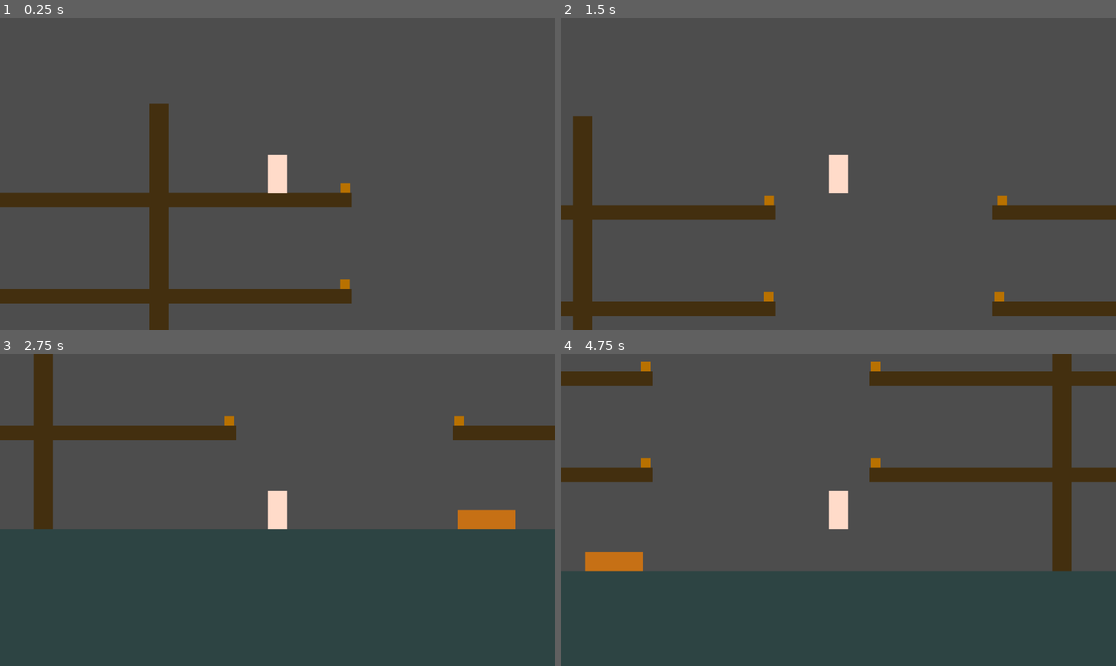
Above: before the commit, frames 1-4 (two rows, left to right).
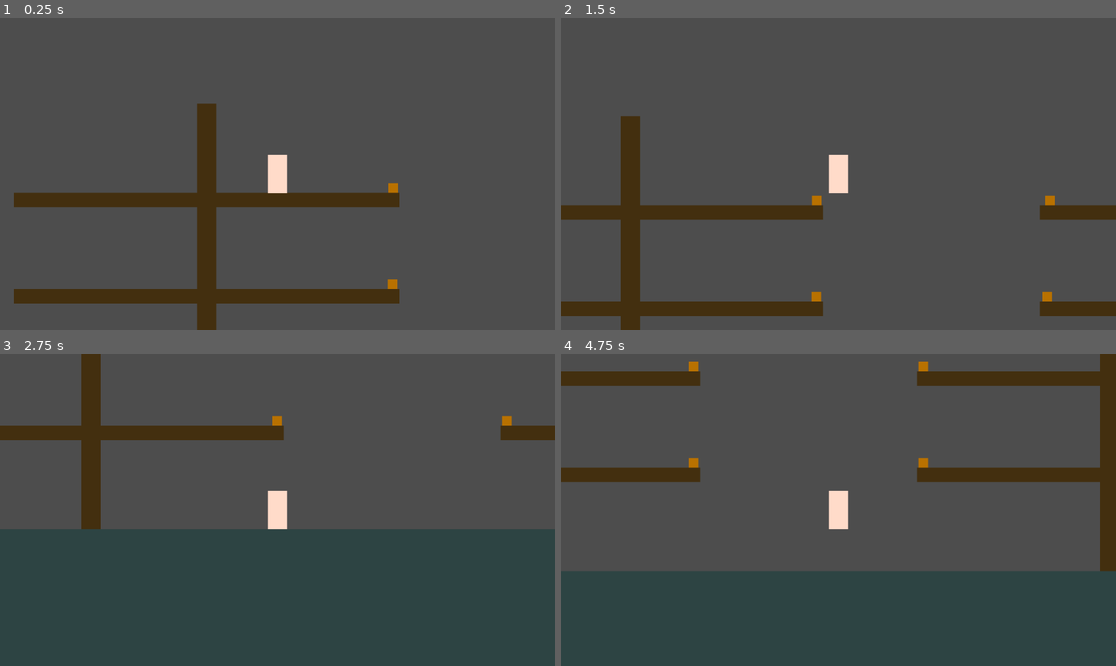
Above: after the commit, the same moments.

Repository: josephclaymiller/NightGlide
Game: Godot game, scene res://2D_Platformer/Scenes/world_2D_platformer.tscn
Two runs of this game, one before a commit and one after it. Both use one fixed random seed, a clock stepped at 60 frames per second and the inputs below. The project has no main scene, so this scene is started directly.
Inputs:
- Up to frame 1 (0.25 s): no input
- Up to frame 2 (1.5 s): tap Enter (ui_accept) at 0.5, 0.77 s; hold Right (ui_right) from 0.53 s (still down)
- Up to frame 3 (2.75 s): tap Enter (ui_accept) at 1.52 s; release Right (ui_right) at 2.03 s; hold Left (ui_left) from 2.03 s (still down)
- Up to frame 4 (4.75 s): release Left (ui_left) at 2.78 s; hold Right (ui_right) 2.78-4.28 s; tap Enter (ui_accept) at 3.02, 3.77, 4.52 s; hold Left (ui_left) from 4.28 s (still down)

The runs differ from the first frame. In frame 1, 5.6% of the frame differs, in the area x 0-72%, y 27-100%; in frame 2, 6.2%; in frame 3, 5.3%; in frame 4, 6.6%, in the area x 4-100%, y 0-70%.

Commit message:
climbing

Diff:
--- a/night-glide/2D_Platformer/Scenes/acorn.tscn
+++ b/night-glide/2D_Platformer/Scenes/acorn.tscn
@@ -5,6 +5,7 @@
 [sub_resource type="RectangleShape2D" id="RectangleShape2D_f00wx"]
 
 [node name="Acorn" type="Area2D" unique_id=1317611850]
+collision_mask = 3
 script = ExtResource("1_wwgty")
 
 [node name="ColorRect" type="ColorRect" parent="." unique_id=1271566392]
--- a/night-glide/2D_Platformer/Scenes/branch.tscn
+++ b/night-glide/2D_Platformer/Scenes/branch.tscn
@@ -14,3 +14,4 @@
 [node name="CollisionShape2D" type="CollisionShape2D" parent="." unique_id=563437962]
 position = Vector2(200, 0)
 shape = SubResource("RectangleShape2D_j3l12")
+one_way_collision = true
--- a/night-glide/2D_Platformer/Scenes/player.tscn
+++ b/night-glide/2D_Platformer/Scenes/player.tscn
@@ -6,6 +6,8 @@
 size = Vector2(40, 80)
 
 [node name="Player" type="CharacterBody2D" unique_id=301212789 groups=["player"]]
+collision_layer = 2
+collision_mask = 5
 script = ExtResource("1_4flbx")
 metadata/_edit_group_ = true
 
--- a/night-glide/2D_Platformer/Scenes/tree.tscn
+++ b/night-glide/2D_Platformer/Scenes/tree.tscn
@@ -1,15 +1,20 @@
 [gd_scene format=3 uid="uid://dvudtplmu0f31"]
 
 [ext_resource type="PackedScene" uid="uid://b5dr1qsca5a8m" path="res://2D_Platformer/Scenes/branch.tscn" id="1_brfkd"]
+[ext_resource type="Script" uid="uid://cm2d3fbqn3wws" path="res://2D_Platformer/Scripts/tree.gd" id="1_lb0fj"]
 
 [sub_resource type="RectangleShape2D" id="RectangleShape2D_uc1xx"]
 size = Vector2(40, 999)
 
 [node name="Tree" type="StaticBody2D" unique_id=872875992 groups=["tree"]]
+collision_layer = 4
+collision_mask = 0
+script = ExtResource("1_lb0fj")
 
 [node name="CollisionShape2D" type="CollisionShape2D" parent="." unique_id=442305610]
 position = Vector2(0, -500)
 shape = SubResource("RectangleShape2D_uc1xx")
+metadata/_edit_lock_ = true
 
 [node name="ColorRect" type="ColorRect" parent="." unique_id=1439105295]
 offset_left = -20.0
@@ -30,17 +35,13 @@
 position = Vector2(0, -800)
 
 [node name="branch5" parent="." unique_id=759631313 instance=ExtResource("1_brfkd")]
-position = Vector2(0, -200)
-rotation = -3.1415925
+position = Vector2(-400, -200)
 
 [node name="branch6" parent="." unique_id=1526411317 instance=ExtResource("1_brfkd")]
-position = Vector2(0, -400)
-rotation = -3.1415925
+position = Vector2(-400, -400)
 
 [node name="branch7" parent="." unique_id=1515188859 instance=ExtResource("1_brfkd")]
-position = Vector2(0, -600)
-rotation = -3.1415925
+position = Vector2(-400, -600)
 
 [node name="branch8" parent="." unique_id=1592352957 instance=ExtResource("1_brfkd")]
-position = Vector2(0, -800)
-rotation = -3.1415925
+position = Vector2(-400, -800)
--- a/night-glide/2D_Platformer/Scenes/world_2D_platformer.tscn
+++ b/night-glide/2D_Platformer/Scenes/world_2D_platformer.tscn
@@ -100,7 +100,7 @@
 position = Vector2(497, 619)
 
 [node name="Player" parent="." unique_id=301212789 instance=ExtResource("5_u3h04")]
-position = Vector2(146, -221)
+position = Vector2(47, -215)
 
 [node name="Camera2D" type="Camera2D" parent="Player" unique_id=776647233]
 
--- a/night-glide/2D_Platformer/Scripts/player.gd
+++ b/night-glide/2D_Platformer/Scripts/player.gd
@@ -4,32 +4,38 @@
 const SPEED: float = 300.0
 const JUMP_VELOCITY: float = -500.0
 const GRAVITY_FALL: float = 200.0
+const MASK_WORLD: int = 1        # layer 1
+const MASK_CLIMBABLE: int = 4    # layer 3 (bit 2 = value 4)
 
 var is_dead: bool = false
 var is_gliding: bool = false
+var on_tree: bool = false
+var is_climbing: bool = false
 
 func _physics_process(delta: float) -> void:
 	if is_dead:
 		return
 
-	# Glide while not on ground
+	if is_climbing:
+		_handle_climb()
+	else:
+		# Re-enable collision with climbable layer when not climbing
+		#set_collision_mask_value(3, true)
+		_handle_fall(delta)
+
+	_handle_jumps()
+
+	_handle_movement()
+	move_and_slide()
+	_check_collisions()
+	_check_if_dead()
+
+func _handle_fall(delta: float) -> void:
 	if not is_on_floor():
 		if is_gliding:
 			_glide(delta)
 		else:
 			_fall(delta)
-
-	# Check if jump key pressed an handle jump
-	_handle_jumps()
-
-	# Check if left/right key pressed and handle movement
-	_handle_movement()
-
-	# Check if dead and end game
-	_check_enemy_collision()
-
-	# Move player according to left/right movement and jump/glide/fall
-	move_and_slide()
 
 func _handle_jumps() -> void:
 	# Check if jump key pressed
@@ -63,15 +69,33 @@
 	else:
 		velocity.x = move_toward(velocity.x, 0.0, SPEED)
 
-func _check_enemy_collision() -> void:
+func _handle_climb() -> void:
+	if Input.is_action_pressed("ui_up"):
+		velocity.y = -SPEED
+	elif Input.is_action_pressed("ui_down"):
+		velocity.y = SPEED
+	else:
+		velocity.y = 0.0
+
+func _check_collisions() -> void:
+	is_climbing = false
 	for i: int in get_slide_collision_count():
 		var collision: KinematicCollision2D = get_slide_collision(i)
 		var collider: Object = collision.get_collider()
 		if collider is CharacterBody2D and collider.is_in_group("enemies"):
-			_die()
+			is_dead = true
 			return
+		if collider.is_in_group("tree"):
+			is_climbing = true
 
-func _die() -> void:
-	is_dead = true
+func _check_if_dead() -> void:
+	if is_dead:
+		_end_game()
+	# check if fell of world
+	if position.y > 680:
+		_end_game()
+
+func _end_game() -> void:
 	# Tell World to show the game over screen
+	self.visible = false
 	get_tree().get_root().get_node("World_2D_Platformer/GameOverScreen").visible = true
--- /dev/null
+++ b/night-glide/2D_Platformer/Scripts/tree.gd
@@ -0,0 +1,21 @@
+extends StaticBody2D
+
+
+# Called when the node enters the scene tree for the first time.
+func _ready() -> void:
+	pass # Replace with function body.
+
+
+# Called every frame. 'delta' is the elapsed time since the previous frame.
+func _process(delta: float) -> void:
+	pass
+
+
+func _on_area_2d_body_exited(body: Node2D) -> void:
+	if body is CharacterBody2D:
+		print("Player exited tree")
+
+
+func _on_area_2d_body_entered(body: Node2D) -> void:
+	if body is CharacterBody2D:
+		print("Player touched tree")
--- a/night-glide/project.godot
+++ b/night-glide/project.godot
@@ -14,6 +14,12 @@
 config/features=PackedStringArray("4.6", "Mobile")
 config/icon="uid://bdhcdig2ebklb"
 
+[layer_names]
+
+2d_physics/layer_1="world"
+2d_physics/layer_2="player"
+2d_physics/layer_3="climbable"
+
 [physics]
 
 3d/physics_engine="Jolt Physics"
Not shown, added: night-glide/2D_Platformer/Scripts/tree.gd.uid
